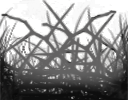
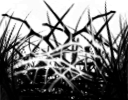
Layer changes from the first w=128, h=100 image to the second:
hid "Layer 1 copy", opacity 55% → 95%, painted on it over (0, 0, 128, 100)
added layer "Layer 2" above "white thorns copy" over (0, 0, 128, 100)
added layer "white thorns copy" above "white thorns" over (0, 0, 127, 96)
hid "Layer 1 copy 3", moved it above "Layer 1" over (0, 0, 128, 100)
